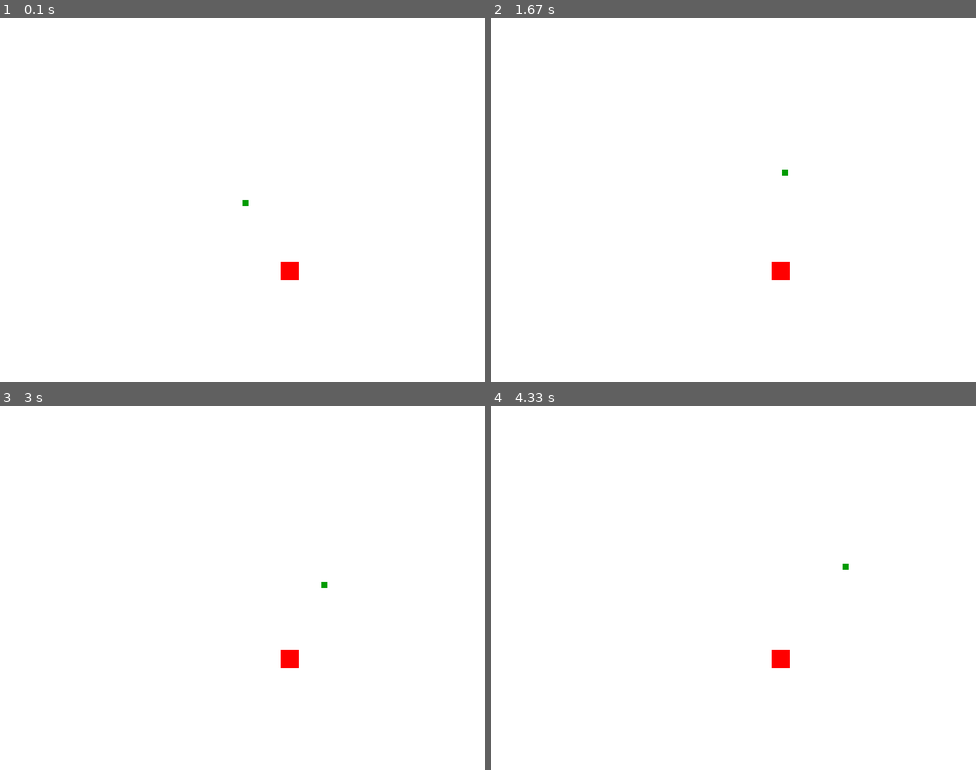
Above: before the commit, frames 1-4 (two rows, left to right).
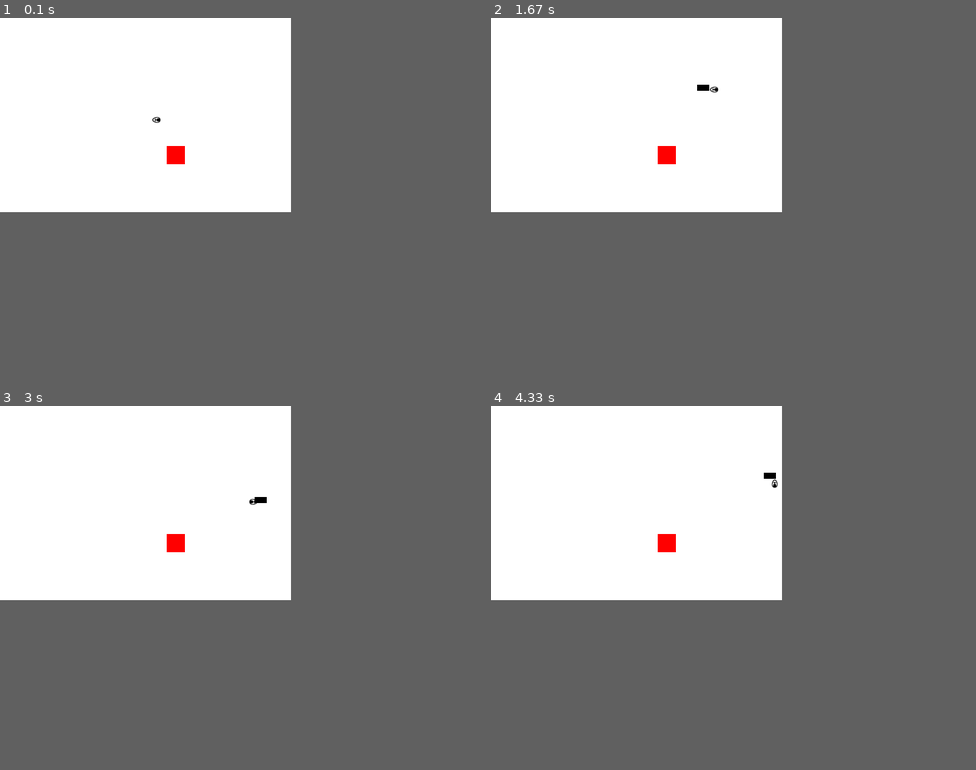
Above: after the commit, the same moments.

Repository: iamssurya/snakes-game
Game: pygame game, started from game.py
The game is run twice, just before and just after one commit, with the same random seed, the same clock (stepped at 60 frames per second) and the same inputs.
Inputs:
- Up to frame 1 (0.1 s): no input
- Up to frame 2 (1.67 s): hold Right 0.33-0.8 s; hold Up 0.83-1.3 s; hold Right from 1.33 s (still down)
- Up to frame 3 (3 s): release Right at 1.8 s; hold Down 2.4-2.7 s; hold Left from 2.73 s (still down)
- Up to frame 4 (4.33 s): release Left at 3.13 s; hold Up 3.17-3.53 s; hold Right 3.57-4.2 s; hold Down from 4.23 s (still down)
The window is 800x600 before the commit and 480x320 after it. Grey fills any space a smaller window leaves; there, only what the larger window draws over its background counts as a difference.

The runs differ from the first frame. In frame 1, 0.4% of the frame differs, in the area x 31-62%, y 27-72%; in frame 2, 0.5%, in the area x 34-62%, y 18-72%; in frame 3, 0.5%; in frame 4, 0.5%.

Commit message:
Snakes game updated

Diff:
--- a/game.py
+++ b/game.py
@@ -9,8 +9,8 @@
 red = (255,0,0)
 green = (0,155,0)
 
-display_width = 800
-display_height = 600
+display_width = 480
+display_height = 320
 
 gameDisplay = pygame.display.set_mode((display_width,display_height))
 pygame.display.set_caption('Slither')
@@ -20,38 +20,61 @@
 
 font = pygame.font.SysFont(None,25)
 
-def snake(block_size,snakelist):
-    for XnY in snakelist:
-        pygame.draw.rect(gameDisplay,green,[XnY[0],XnY[1],block_size,block_size])
-
-
-def message_to_screen(msg,color):
-    screen_text = font.render(msg,True,color)
-    gameDisplay.blit(screen_text,[display_width/3,display_height/2])
-
+img = pygame.image.load('images/head.png')
 
 clock = pygame.time.Clock()
 
+latestDirection = '';
+
+def snake(block_size,snakelist):
+    head = pygame.transform.rotate(img,270)
+    if latestDirection is 'RIGHT':
+        head = pygame.transform.rotate(img,270)
+    if latestDirection is 'LEFT':
+        head = pygame.transform.rotate(img,90)
+    if latestDirection is 'UP':
+        head = pygame.transform.rotate(img,0)
+    if latestDirection is 'DOWN':
+        head = pygame.transform.rotate(img,180)
+
+    gameDisplay.blit(head,(snakelist[-1][0],snakelist[-1][1]))
+
+    for XnY in snakelist[:-1]:
+        pygame.draw.rect(gameDisplay,black,[XnY[0],XnY[1],block_size,block_size])
+
+def text_objects(text,color):
+    textSurface = font.render(text,True,color)
+    return textSurface, textSurface.get_rect()
+
+def message_to_screen(msg,color,y_displace=0):
+    textSurf,textRect = text_objects(msg,color)
+    # screen_text = font.render(msg,True,color)
+    # gameDisplay.blit(screen_text,[display_width/3,display_height/2])
+    textRect.center = (display_width/2),(display_height/2)+y_displace
+    gameDisplay.blit(textSurf,textRect)
 
 def gameLoop():
+    global latestDirection
     gameExit = False
     gameOver = False
     lead_x = display_width/2
     lead_y = display_height/2
-    lead_x_change = 0
+    lead_x_change = 10
     lead_y_change = 0
 
     snakeList = []
-    snakeLength = 1
+    snakeLength = 3
 
     randAppleX = round(random.randrange(0,display_width-block_size))#/10.0) * 10.0
     randAppleY = round(random.randrange(0,display_height-block_size))#/10.0) * 10.0
 
-    latestDirection = '';
+
     while not gameExit:
         while gameOver == True:
             gameDisplay.fill(white)
-            message_to_screen("Game Over! Press C to play again or Q to quit",red)
+            message_to_screen("Game Over!",red,-50)
+            message_to_screen(" Press C to play again or Q to quit",black,50)
+
             pygame.display.update()
             for event in pygame.event.get():
                 if event.type == pygame.QUIT:
--- /dev/null
+++ b/setup.py
@@ -0,0 +1,11 @@
+from setuptools import setup
+
+APP = ['game.py']
+DATA_FILES = [('',['images'])]
+# OPTIONS = {'iconfile':'snake.png'}
+
+setup(
+    app = APP,
+    data_files = DATA_FILES,
+    setup_requires = ['py2app']
+)
Binary file added: images/head.png
Binary file added: images/head_raw.png
Not shown, added: build/bdist.macosx-10.6-intel/python2.7-standalone/app/collect/Carbon/AE.pyc
Not shown, added: build/bdist.macosx-10.6-intel/python2.7-standalone/app/collect/Carbon/Appearance.pyc
Not shown, added: build/bdist.macosx-10.6-intel/python2.7-standalone/app/collect/Carbon/AppleEvents.pyc
Not shown, added: build/bdist.macosx-10.6-intel/python2.7-standalone/app/collect/Carbon/CarbonEvents.pyc
Not shown, added: build/bdist.macosx-10.6-intel/python2.7-standalone/app/collect/Carbon/ControlAccessor.pyc
Not shown, added: build/bdist.macosx-10.6-intel/python2.7-standalone/app/collect/Carbon/Controls.pyc
Not shown, added: build/bdist.macosx-10.6-intel/python2.7-standalone/app/collect/Carbon/Ctl.pyc
Not shown, added: build/bdist.macosx-10.6-intel/python2.7-standalone/app/collect/Carbon/Dialogs.pyc
Not shown, added: build/bdist.macosx-10.6-intel/python2.7-standalone/app/collect/Carbon/Dlg.pyc
Not shown, added: build/bdist.macosx-10.6-intel/python2.7-standalone/app/collect/Carbon/Dragconst.pyc
(and 190 more such lines)
